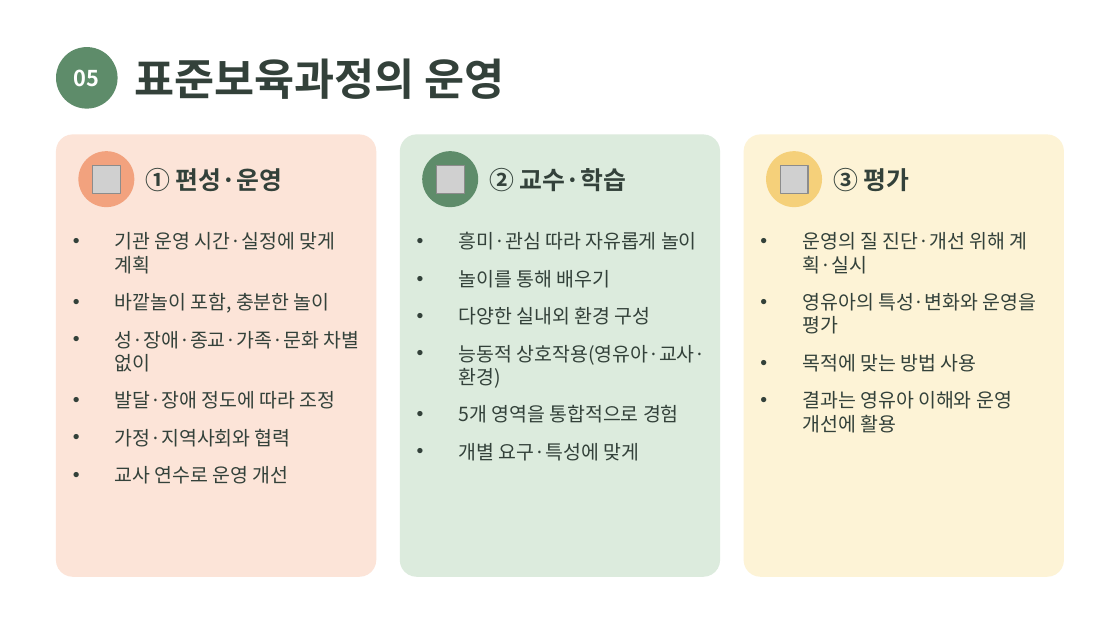
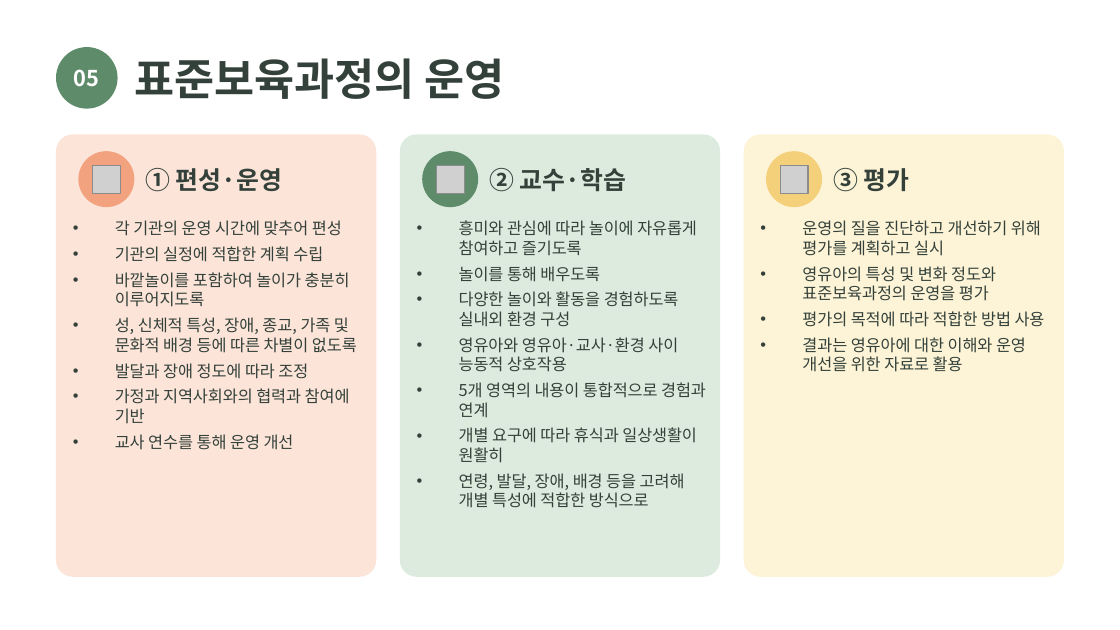
Before and after one commit to darofarm/automation, a slide deck: slide 5 of slides/영유아교육과정의_계획및운영.pptx. Drawn at 1120x630 pixels with LibreOffice and Linux fonts; fonts in the diff are those of the drawing; grey boxes stand for pictures. Boxes give left, top, right and bottom in pixels: in the first picture for what was removed or moved away, otherwise in the second. Text is boxed around its words. In the diff, an @@ line names an element or a change of style, - is before the commit and + after.

```diff
--- a/slides/영유아교육과정의_계획및운영.pptx
+++ b/slides/영유아교육과정의_계획및운영.pptx
@@ text at (115, 220, 357, 450): text changed; size 12.5 to 10.5 pt @@
-• 기관 운영 시간·실정에 맞게 계획
-• 바깥놀이 포함, 충분한 놀이
-• 성·장애·종교·가족·문화 차별 없이
-• 발달·장애 정도에 따라 조정
-• 가정·지역사회와 협력
-• 교사 연수로 운영 개선
+• 각 기관의 운영 시간에 맞추어 편성
+• 기관의 실정에 적합한 계획 수립
+• 바깥놀이를 포함하여 놀이가 충분히 이루어지도록
+• 성, 신체적 특성, 장애, 종교, 가족 및 문화적 배경 등에 따른 차별이 없도록
+• 발달과 장애 정도에 따라 조정
+• 가정과 지역사회와의 협력과 참여에 기반
+• 교사 연수를 통해 운영 개선
@@ text at (459, 220, 706, 508): text changed; size 12.5 to 10.5 pt @@
-• 흥미·관심 따라 자유롭게 놀이
-• 놀이를 통해 배우기
-• 다양한 실내외 환경 구성
-• 능동적 상호작용(영유아·교사·환경)
-• 5개 영역을 통합적으로 경험
-• 개별 요구·특성에 맞게
+• 흥미와 관심에 따라 놀이에 자유롭게 참여하고 즐기도록
+• 놀이를 통해 배우도록
+• 다양한 놀이와 활동을 경험하도록 실내외 환경 구성
+• 영유아와 영유아·교사·환경 사이 능동적 상호작용
+• 5개 영역의 내용이 통합적으로 경험과 연계
+• 개별 요구에 따라 휴식과 일상생활이 원활히
+• 연령, 발달, 장애, 배경 등을 고려해 개별 특성에 적합한 방식으로
@@ text at (802, 220, 1045, 372): text changed; size 12.5 to 10.5 pt @@
-• 운영의 질 진단·개선 위해 계획·실시
-• 영유아의 특성·변화와 운영을 평가
-• 목적에 맞는 방법 사용
-• 결과는 영유아 이해와 운영 개선에 활용
+• 운영의 질을 진단하고 개선하기 위해 평가를 계획하고 실시
+• 영유아의 특성 및 변화 정도와 표준보육과정의 운영을 평가
+• 평가의 목적에 따라 적합한 방법 사용
+• 결과는 영유아에 대한 이해와 운영 개선을 위한 자료로 활용
```
Also in this commit, not shown: 4 other slides changed, 15 other files.
